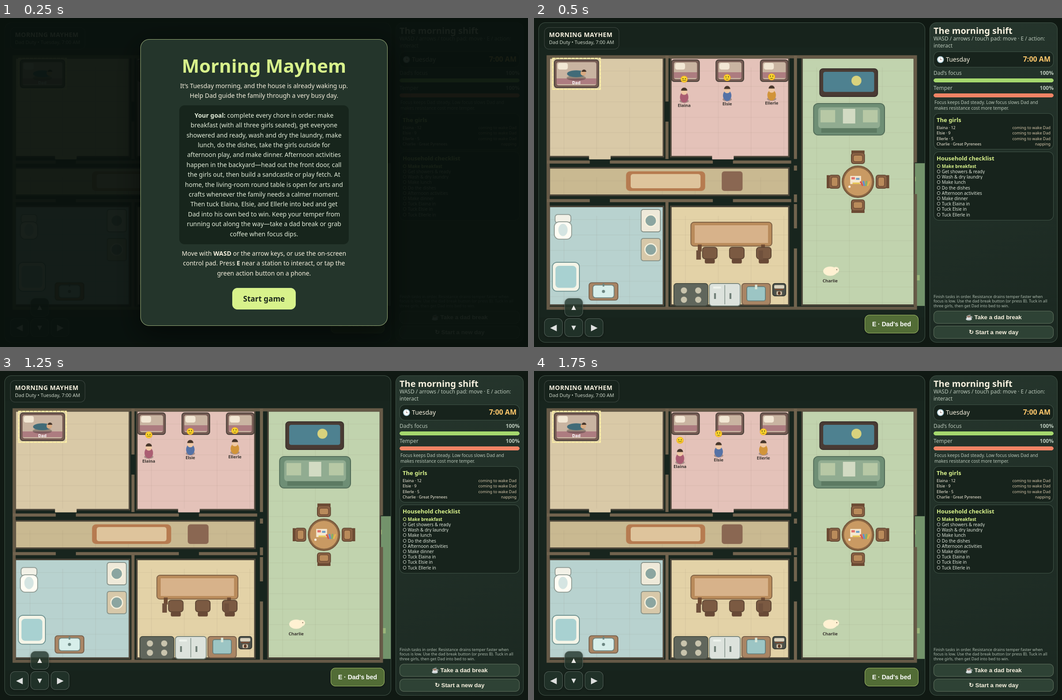
Above: before the commit, frames 1-4 (two rows, left to right).
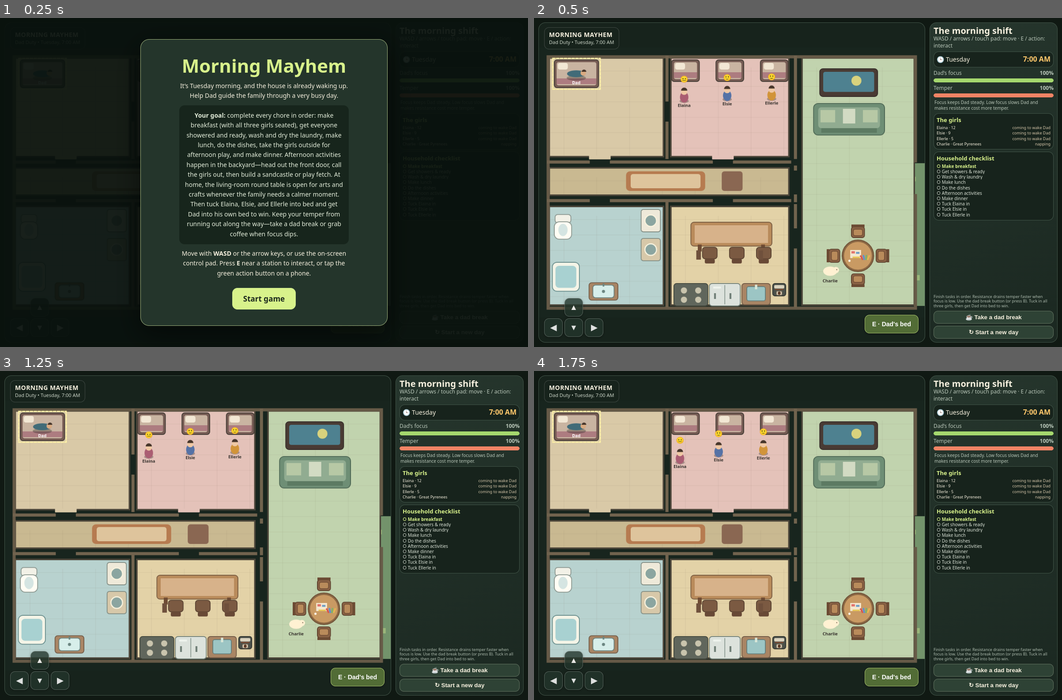
Above: after the commit, the same moments.

Repository: gkid123-frog/PlayGround
Game: browser game, page index.html
Two runs of this game, one before a commit and one after it. Both use one fixed random seed, a clock stepped at 60 frames per second and the inputs below.
Inputs:
- Up to frame 1 (0.25 s): no input
- Up to frame 2 (0.5 s): click "Start game" at 0.27 s
- Up to frame 3 (1.25 s): click "↻ Start a new day" at 0.52 s; click "Start game" at 0.77 s; tap Space at 1.1 s
- Up to frame 4 (1.75 s): tap Space at 1.6 s

Frame 1 is identical in both runs. In frame 2, 1.8% of the frame differs, in the area x 55-68%, y 40-82%; in frame 3, 1.8%; in frame 4, 1.8%.

Commit message:
Save source and v2 conversation for issue #3
Run: 45706590061
Generation: 45706590061-1795643849329

Diff:
--- a/index.html
+++ b/index.html
@@ -121,11 +121,11 @@
  {x:424,y:518,w:150,h:42,type:'chairs',label:'',task:'meal'},
  {x:728,y:55,w:150,h:72,type:'tv',label:'TV'},
  {x:712,y:145,w:184,h:82,type:'couch',label:'Couch'},
- {x:786,y:307,w:82,h:82,type:'roundTable',label:'',craft:true},
- {x:810,y:267,w:34,h:34,type:'seat',label:'',craft:true,facing:'n'},
- {x:874,y:331,w:34,h:34,type:'seat',label:'',craft:true,facing:'e'},
- {x:810,y:395,w:34,h:34,type:'seat',label:'',craft:true,facing:'s'},
- {x:746,y:331,w:34,h:34,type:'seat',label:'',craft:true,facing:'w'},
+ {x:786,y:499,w:82,h:82,type:'roundTable',label:'',craft:true},
+ {x:810,y:459,w:34,h:34,type:'seat',label:'',craft:true,facing:'n'},
+ {x:874,y:523,w:34,h:34,type:'seat',label:'',craft:true,facing:'e'},
+ {x:810,y:587,w:34,h:34,type:'seat',label:'',craft:true,facing:'s'},
+ {x:746,y:523,w:34,h:34,type:'seat',label:'',craft:true,facing:'w'},
  {x:606,y:612,w:34,h:32,type:'coffee',label:'Coffee',distraction:false}
 ];
 const yardTrees=[{x:230,y:160,r:24},{x:340,y:560,r:22},{x:720,y:210,r:26}];
@@ -920,7 +920,7 @@
   }
   openDialog('Arts and crafts','The living-room round table has four chairs, paper, crayons, and glue. Everyone can sit down and make something together.',[{label:'Sit down and craft',run:()=>startCrafts()},{label:'Not right now',run:()=>{}}]);
 }
-function craftStandPoint(seat){const t=props.find(p=>p.type==='roundTable');const cx=seat.x+seat.w/2,cy=seat.y+seat.h/2;const tx=t.x+t.w/2,ty=t.y+t.h/2;const dx=cx-tx,dy=cy-ty,d=Math.hypot(dx,dy)||1;return[cx+dx/d*30,cy+dy/d*30]}
+function craftStandPoint(seat){const t=props.find(p=>p.type==='roundTable');const cx=seat.x+seat.w/2,cy=seat.y+seat.h/2;const tx=t.x+t.w/2,ty=t.y+t.h/2;const dx=cx-tx,dy=cy-ty,d=Math.hypot(dx,dy)||1;return[cx+dx/d*40,cy+dy/d*40]}
 function startCrafts(){
   if(craftActive){toast('Arts and crafts are already underway.');return}
   if(scene!=='house'){toast('Arts and crafts are set up in the living room.');return}
--- a/tests/arts-crafts-test.js
+++ b/tests/arts-crafts-test.js
@@ -23,6 +23,13 @@
     const polar = centers.map(([x, y]) => ({ r: Math.hypot(x - tcx, y - tcy), a: (Math.atan2(y - tcy, x - tcx) * 180 / Math.PI + 360) % 360 })).sort((a, b) => a.a - b.a);
     const gaps = polar.slice(1).map((p, i) => p.a - polar[i].a);
     gaps.push(360 - (polar[polar.length - 1].a - polar[0].a));
+    const dog = __game.girls.find(g => g.dog);
+    const pathBlocked = [];
+    for (let x = 660; x <= 960; x += 4)
+      if (__game.blocked(x, 350, dog)) pathBlocked.push([x, 350]);
+    for (const y of [330, 370])
+      for (let x = 685; x <= 960; x += 4)
+        if (__game.blocked(x, y, dog)) pathBlocked.push([x, y]);
     return {
       rt: rt && { x: rt.x, y: rt.y, w: rt.w, h: rt.h, task: rt.task || '' },
       seatCount: seats.length,
@@ -34,10 +41,15 @@
       center: [tcx, tcy],
       radii: polar.map(p => p.r),
       gaps,
+      pathBlocked,
+      clusterTop: Math.min(...seats.map(s => s.y)),
+      clusterBottom: Math.max(...seats.map(s => s.y + s.h)),
       dadRoom: __game.roomAt(__game.player.x, __game.player.y)
     };
   });
-  assert(!!geometry.rt && Math.abs(geometry.center[0] - 827) < 4 && Math.abs(geometry.center[1] - 348) < 4, 'round table is centered in the living room');
+  assert(!!geometry.rt && Math.abs(geometry.center[0] - 827) < 4 && Math.abs(geometry.center[1] - 540) < 4, 'round table sits toward the living room’s lower wall');
+  assert(geometry.clusterTop > 390 && geometry.clusterBottom < 650, 'table and chairs leave the hallway-to-exit corridor open');
+  assert(geometry.pathBlocked.length === 0, 'a clear path runs from the hallway doorway to the exterior door' + (geometry.pathBlocked.length ? ' (blocked at ' + JSON.stringify(geometry.pathBlocked[0]) + ')' : ''));
   assert(geometry.seatCount === 4 && geometry.seatRooms.every(r => r === 'living'), 'four chairs surround the round table in the living room');
   assert(geometry.radii.every(r => Math.abs(r - geometry.radii[0]) < 1) && geometry.gaps.every(g => Math.abs(g - 90) < 2), 'the four chairs are evenly spaced around the table');
   assert(geometry.tableSolid && geometry.seatSolid.every(Boolean), 'the table and all four chairs block movement');
@@ -48,7 +60,7 @@
       g.x = 690; g.y = 445 + i * 32; g.route = []; g.routeMode = '';
       g.seatedAtCraft = false; g.seatedAtTable = false;
     });
-    __game.player.x = 777; __game.player.y = 298; __game.player.awake = true;
+    __game.player.x = 870; __game.player.y = 475; __game.player.awake = true;
   });
   await page.evaluate(() => __game.interact());
   const dialog = await page.evaluate(() => ({
Not shown, changed: .omgithub/checkpoint.json
